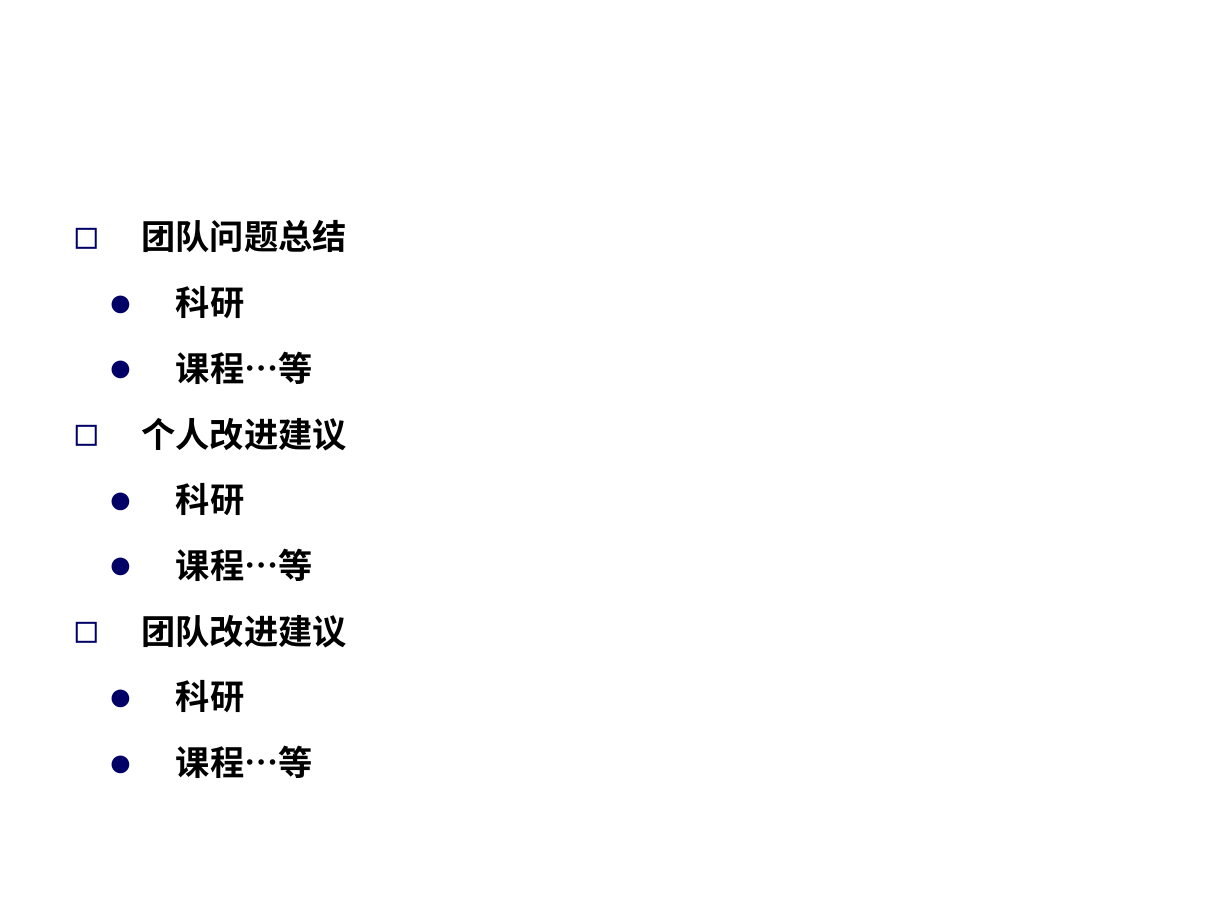
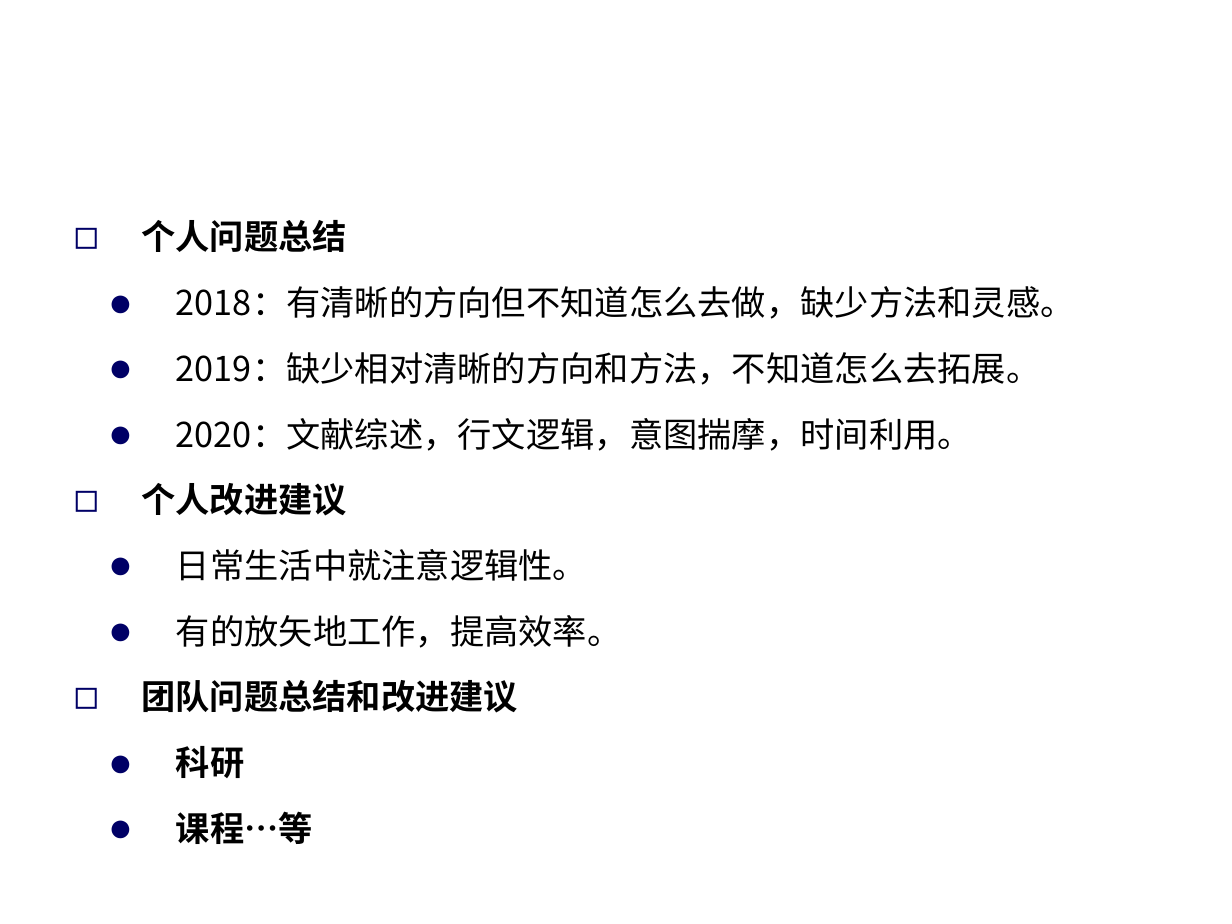
Before and after one commit to Dis-count/Writing, a slide deck: slide 3 of 2020年度总结lzk.ppt. Drawn at 1232x924 pixels with LibreOffice and Linux fonts; fonts in the diff are those of the drawing; background and template pictures are left out. Boxes give left, top, right and bottom in pixels: in the first picture for what was removed or moved away, otherwise in the second. Text is boxed around its words. In the diff, an @@ line names an element or a change of style, - is before the commit and + after.

```diff
--- a/2020年度总结lzk.ppt
+++ b/2020年度总结lzk.ppt
@@ text at [141, 220, 1075, 713]: text changed; bold off @@
-◻ 团队问题总结
+◻ 个人问题总结
+  ● 2018：有清晰的方向但不知道怎么去做，缺少方法和灵感。
+  ● 2019：缺少相对清晰的方向和方法，不知道怎么去拓展。
+  ● 2020：文献综述，行文逻辑，意图揣摩，时间利用。
+◻ 个人改进建议
+  ● 日常生活中就注意逻辑性。
+  ● 有的放矢地工作，提高效率。
+◻ 团队问题总结和改进建议
@@ text at [141, 418, 347, 778]: paragraphs removed @@
-◻ 个人改进建议
-  ● 科研
-  ● 课程…等
-◻ 团队改进建议
-  ● 科研
-  ● 课程…等
```
Also in this commit, not shown: 2 other slides changed.
